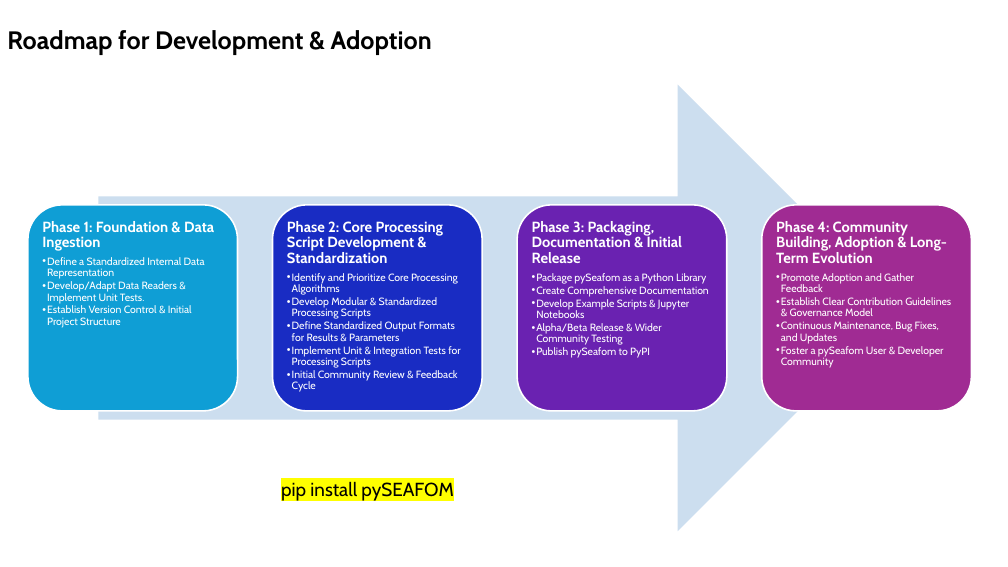
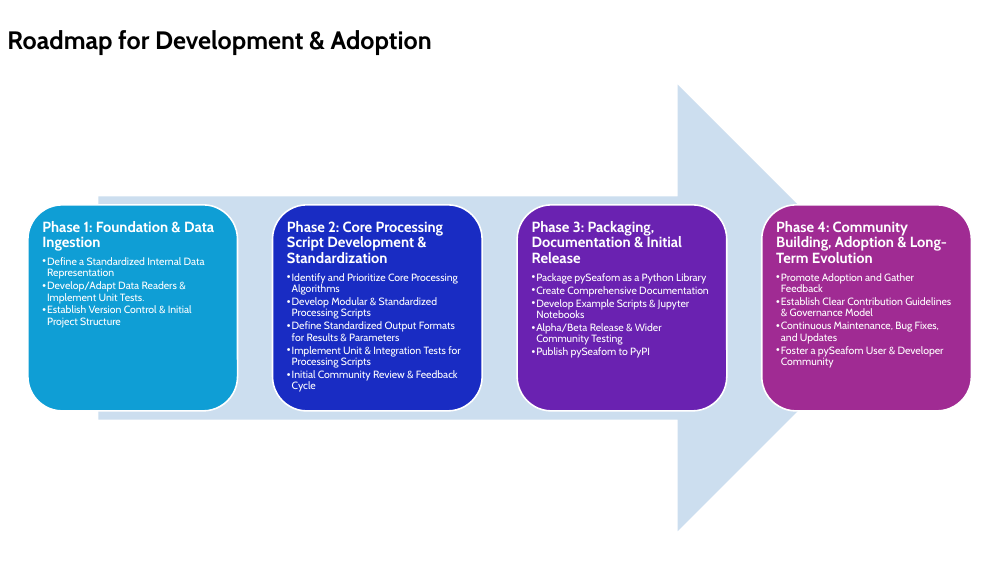
Before and after one commit to SEAFOM-Fiber-Optic-Monitoring-Group/pySEAFOM, a slide deck: slide 3 of pySEAFOM_updates.pptx. Drawn at 1008x567 pixels with LibreOffice and Linux fonts; fonts in the diff are those of the drawing; background and template pictures are left out. Boxes give left, top, right and bottom in pixels: in the first picture for what was removed or moved away, otherwise in the second. Text is boxed around its words. In the diff, an @@ line names an element or a change of style, - is before the commit and + after.

```diff
--- a/pySEAFOM_updates.pptx
+++ b/pySEAFOM_updates.pptx
@@ text removed at [281, 481, 454, 501] @@
-pip install pySEAFOM
```
Also in this commit, not shown: 2 other slides changed.
